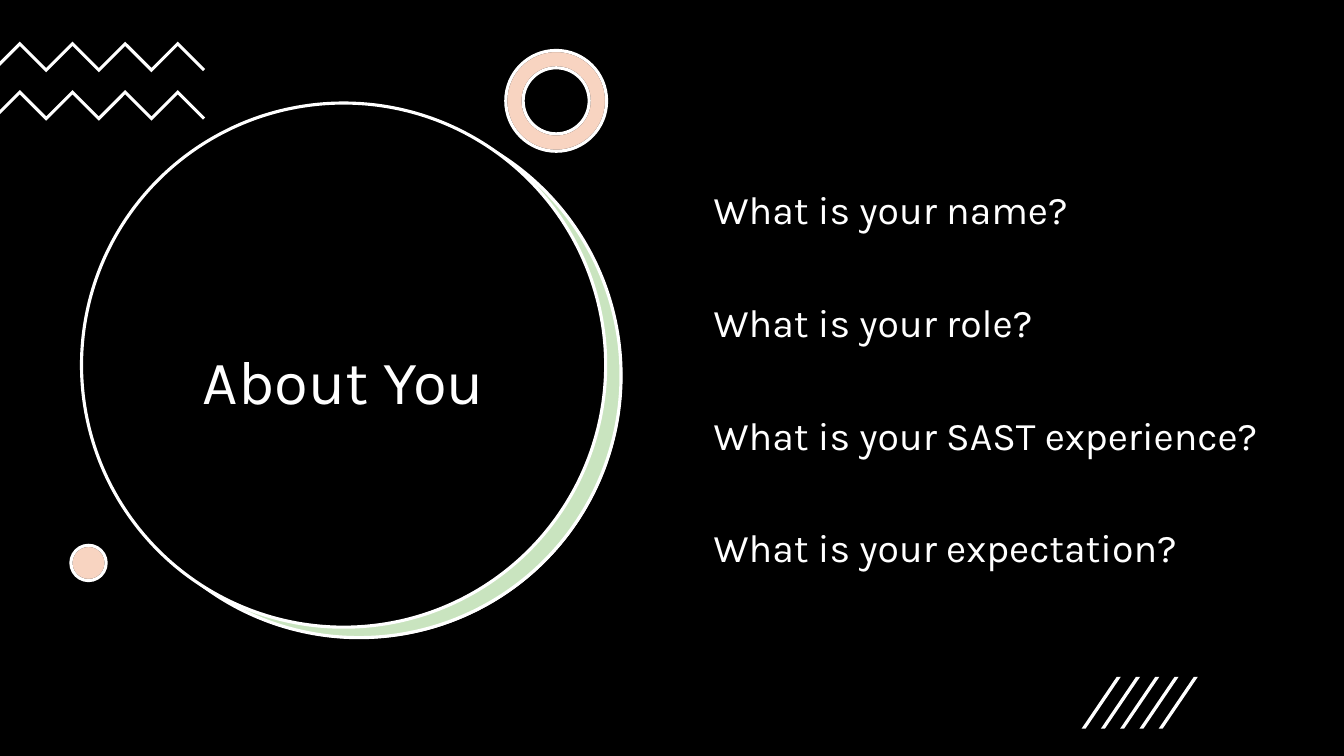
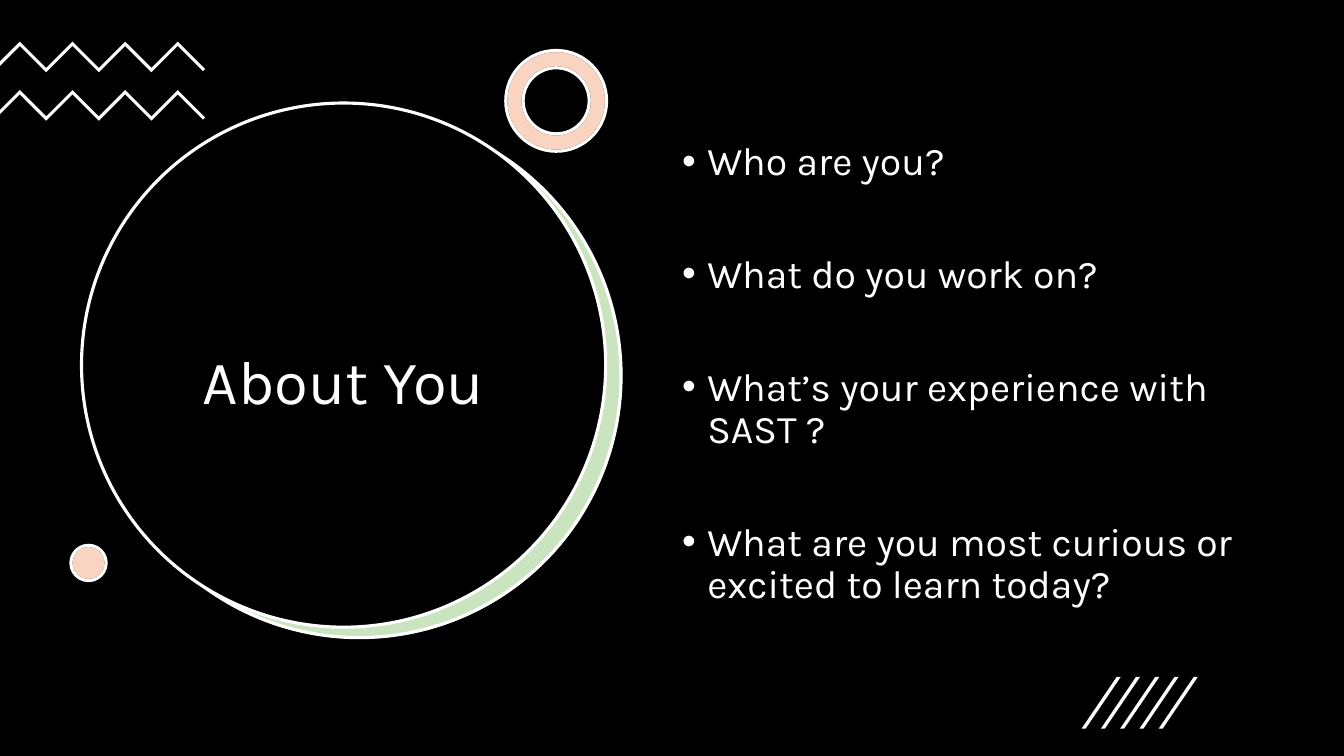
Before and after one commit to 247arjun/dc32-sast-workshop, a slide deck: slide 4 of BSides-Seattle-2026-Workshop.pptx. Drawn at 1344x756 pixels with LibreOffice and Linux fonts; fonts in the diff are those of the drawing. Boxes give left, top, right and bottom in pixels: in the first picture for what was removed or moved away, otherwise in the second. Text is boxed around its words. In the diff, an @@ line names an element or a change of style, - is before the commit and + after.

```diff
--- a/BSides-Seattle-2026-Workshop.pptx
+++ b/BSides-Seattle-2026-Workshop.pptx
@@ text at [707, 148, 1232, 608]: text changed @@
-What is your name?
-What is your role?
-What is your SAST experience?
-What is your expectation?
+• Who are you?
+• What do you work on?
+• What’s your experience with SAST ?
+• What are you most curious or excited to learn today?
```
Also in this commit, not shown: 1 other slide changed, 1 other file.
